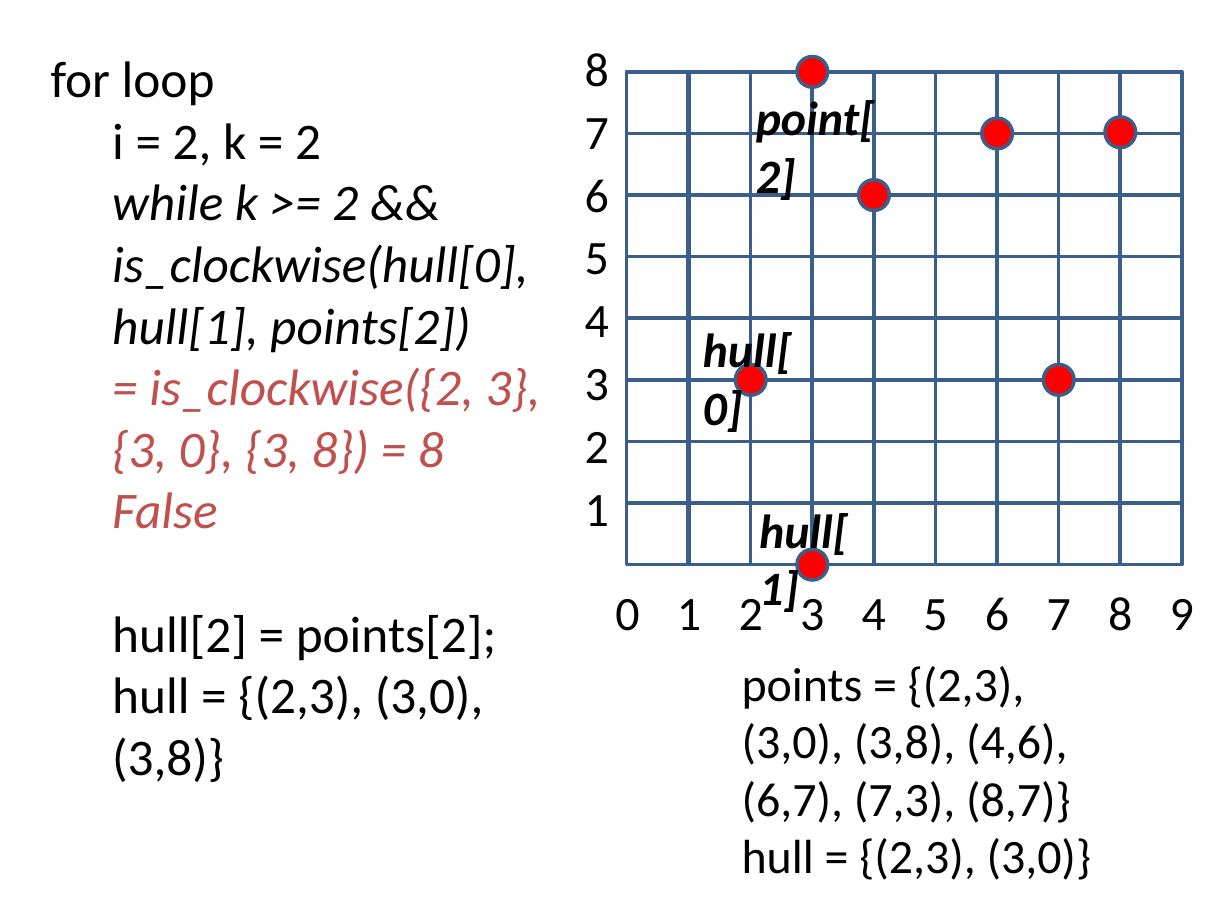
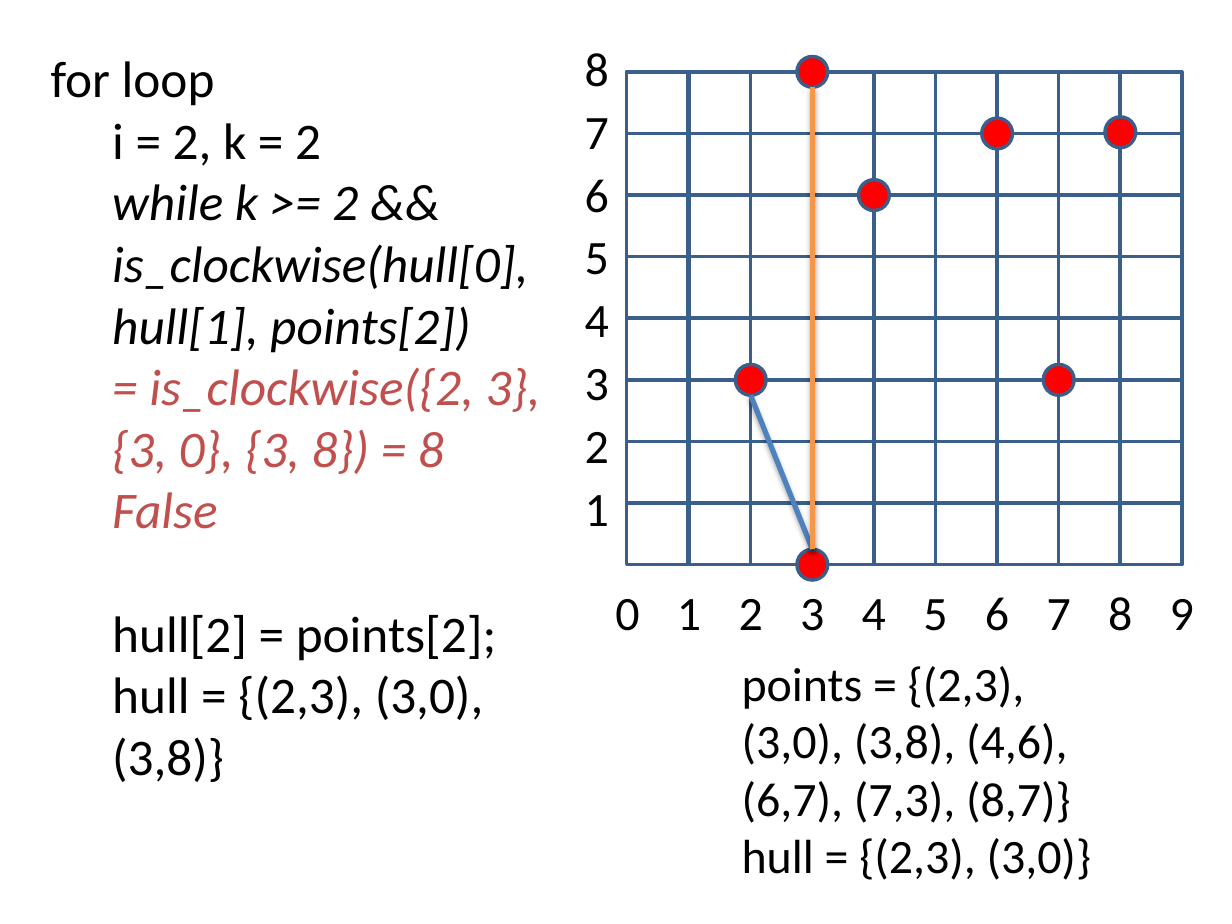
Before and after one commit to arsura/Algorithm, a slide deck: slide 5 of Source Code/Convex Hull/Convex Hull.pptx (slide 4 before the commit). Drawn at 1232x924 pixels with LibreOffice and Linux fonts; fonts in the diff are those of the drawing. Boxes give left, top, right and bottom in pixels: in the first picture for what was removed or moved away, otherwise in the second. Text is boxed around its words. In the diff, an @@ line names an element or a change of style, - is before the commit and + after.

```diff
--- a/Source Code/Convex Hull/Convex Hull.pptx
+++ b/Source Code/Convex Hull/Convex Hull.pptx
@@ line added from (812, 549) to (812, 87), #F79646 3 pt @@
@@ text removed at <box>756,95,875,200</box> @@
-point[2]
@@ text removed at <box>703,327,792,432</box> @@
-hull[0]
@@ line added from (750, 395) to (812, 549), #4F81BD 3 pt @@
@@ text removed at <box>759,508,848,612</box> @@
-hull[1]
```
Also in this commit, not shown: 4 other slides changed, 5 slides added, 3 other files.
